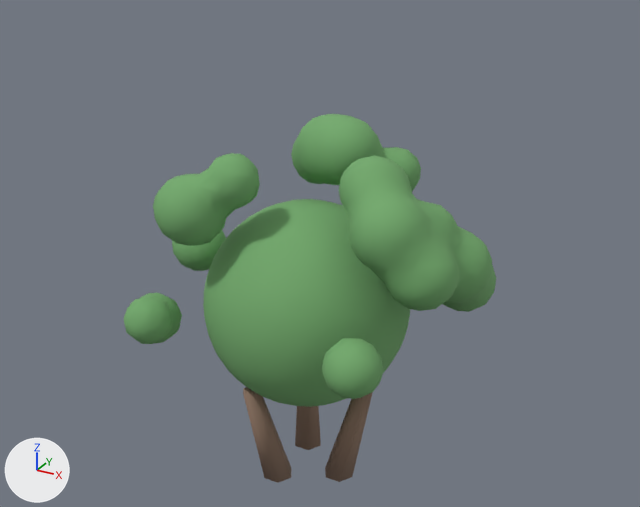
One commit to the glTF model public/models/props/hedge.glb: the scene before it, then after it.
Rendered twice from a camera (50 mm lens) standing at (0.844, -1.478, 1.275) and looking at (0.018, 0.024, 0.525). Arrows for +X, +Y and +Z are at lower left; the lights stay in place. The older version comes first. Where no turn or scale is listed for an object, it has been applied to the vertices.

Objects in the first picture: 'hedge_dome', 'hedge_stem_0'.
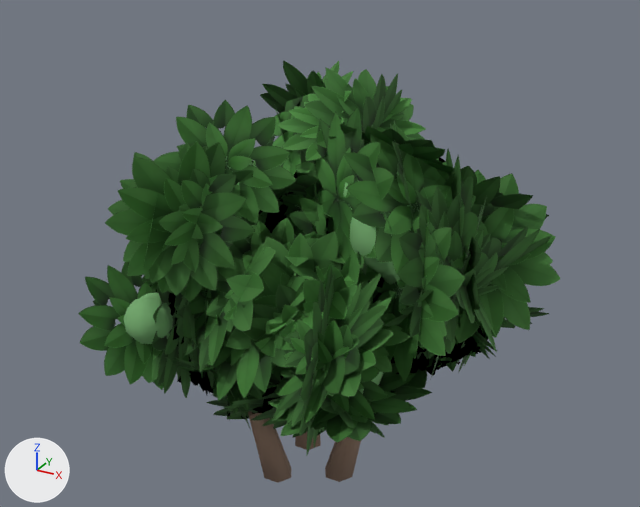
What differs and where, as boxes (x1, y1, x2, y2) in the pictures (640 x 507 px):
'hedge_leaves', added (green): after (78, 60, 560, 455)

What changed in the scene script:
```text
Add img_leaf_cluster:
    img_leaf_cluster = load_image('leaf-cluster', '_unpacked/leaf-cluster', 1024, 1024, 'sRGB')
Add mat_plant_leafcard:
    mat_plant_leafcard = bpy.data.materials.new('plant_leafcard')
    # uses the picture img_leaf_cluster
Add me_hedge_leaves:
    me_hedge_leaves.from_pydata(...)  # 560 vertices, 280 faces; spans x -0.559..0.559, y -0.526..0.526, z -0.486..0.486
    me_hedge_leaves.materials.append(mat_plant_leafcard)
Add ob_hedge_leaves:
    ob_hedge_leaves = bpy.data.objects.new('hedge_leaves', me_hedge_leaves)
    ob_hedge_leaves.location = (0.008, 0.002, 0.498)
```
